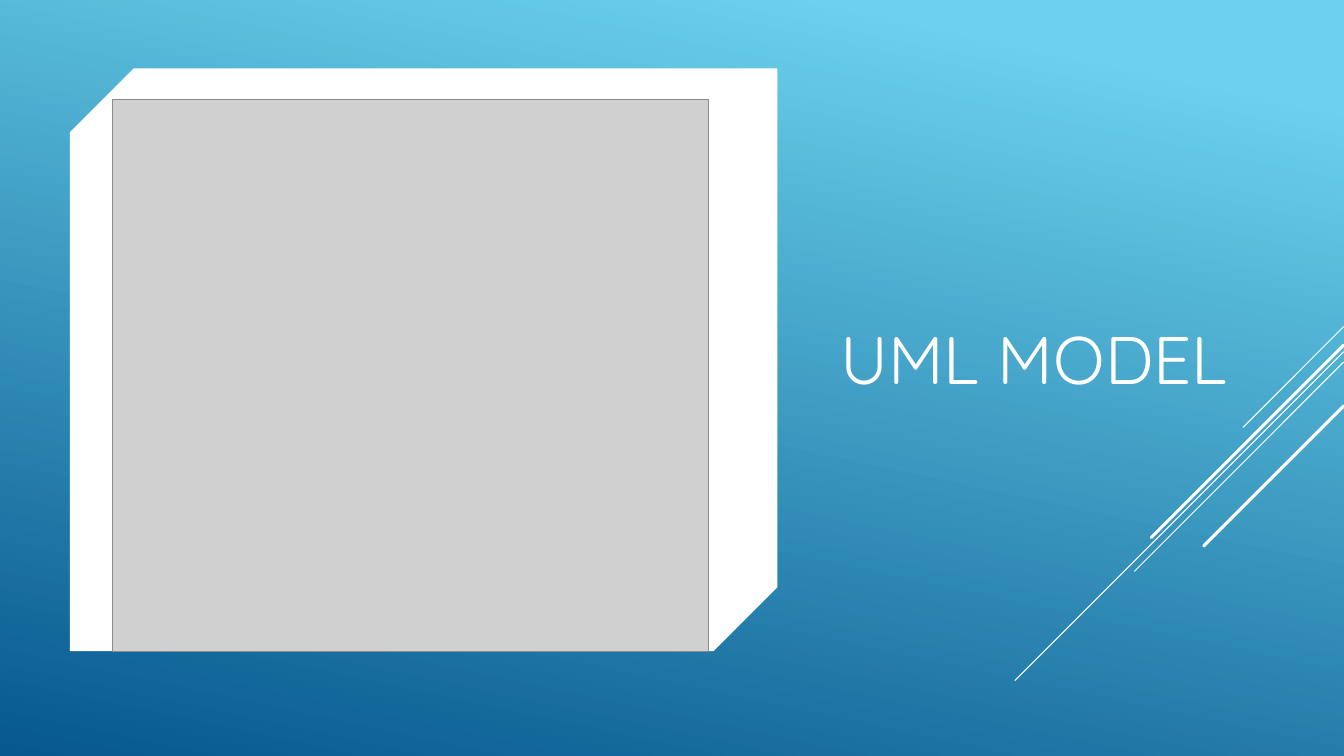
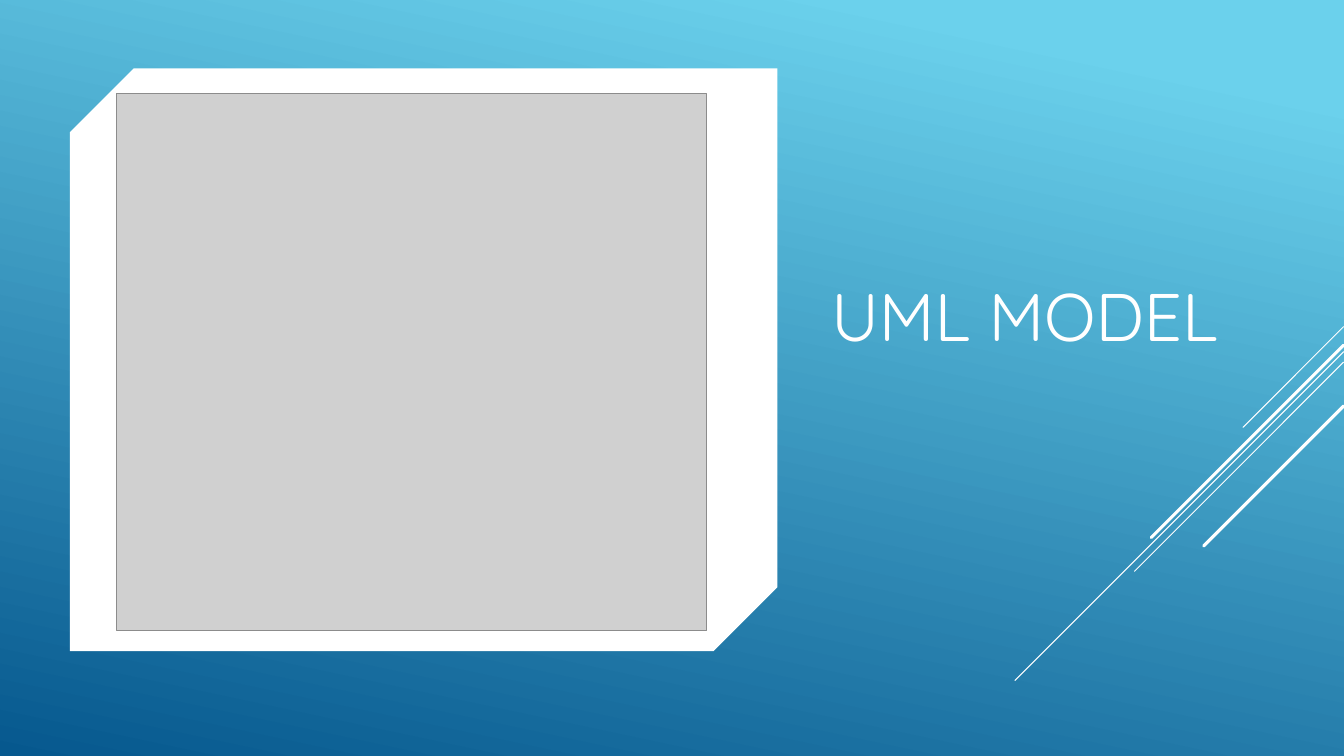
Before and after one commit to Mattiaman/EsseFunziona, a slide deck: slide 4 of EsseFunziona/description/EsseFunziona.pptx (slide 3 before the commit). Drawn at 1344x756 pixels with LibreOffice and Linux fonts; fonts in the diff are those of the drawing; grey boxes stand for pictures. Boxes give left, top, right and bottom in pixels: in the first picture for what was removed or moved away, otherwise in the second. Text is boxed around its words. In the diff, an @@ line names an element or a change of style, - is before the commit and + after.

```diff
--- a/EsseFunziona/description/EsseFunziona.pptx
+++ b/EsseFunziona/description/EsseFunziona.pptx
@@ picture: place and size @@
-picture at bbox=[113, 100, 709, 651]
+picture at bbox=[117, 94, 707, 631]
@@ title "UML MODEL": place and size @@
-title "UML MODEL" at bbox=[840, 336, 1227, 385]
+title "UML MODEL" at bbox=[831, 293, 1218, 342]
```
Also in this commit, not shown: 1 other slide changed, 8 other files.
